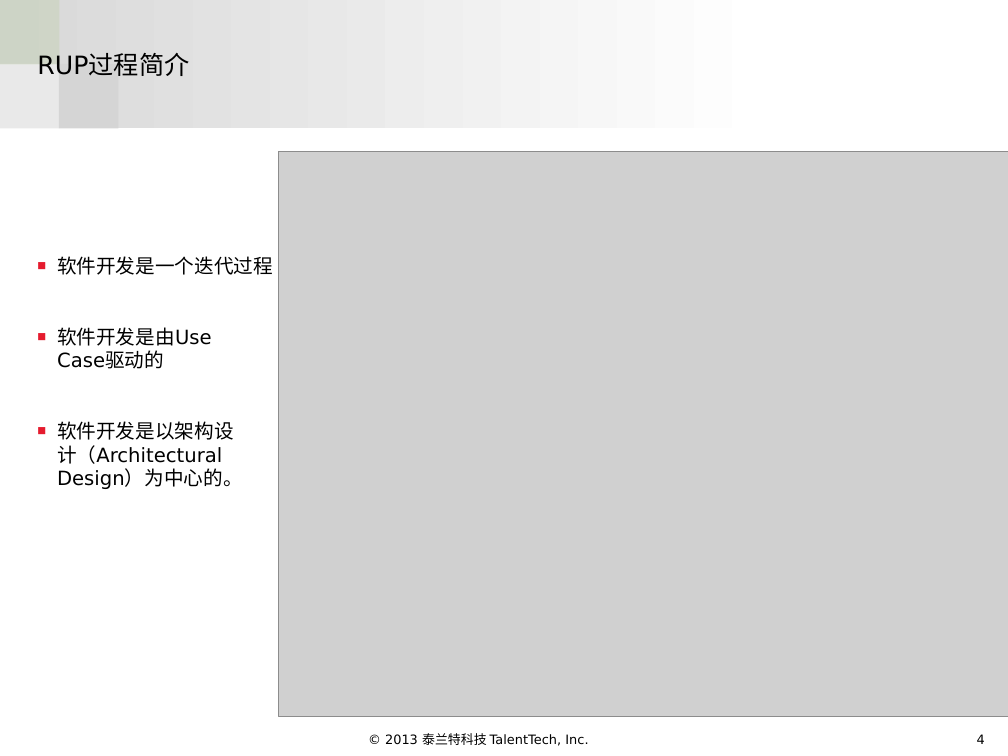
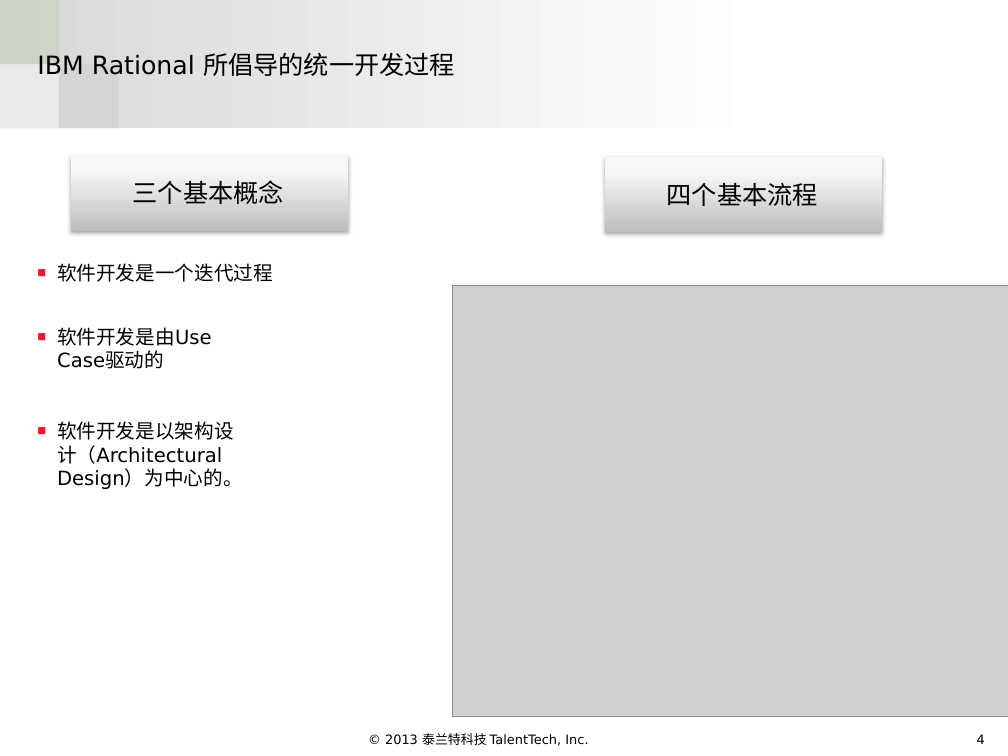
Before and after one commit to aqssxlzc/goagentAutoUpdate, a slide deck: slide 4 of RSA.pptx. Drawn at 1008x756 pixels with LibreOffice and Linux fonts; fonts in the diff are those of the drawing; grey boxes stand for pictures; background and template pictures are left out. Boxes give left, top, right and bottom in pixels: in the first picture for what was removed or moved away, otherwise in the second. Text is boxed around its words. In the diff, an @@ line names an element or a change of style, - is before the commit and + after.

```diff
--- a/RSA.pptx
+++ b/RSA.pptx
@@ title at <box>37,53,455,76</box>: text changed @@
-RUP过程简介
+IBM Rational 所倡导的统一开发过程
@@ rectangle added at <box>71,155,348,231</box>, fill gradient #BEBEBE to #F7F7F7 to #F8F8F8 @@
@@ rectangle added at <box>605,156,882,232</box>, fill gradient #BEBEBE to #F7F7F7 to #F8F8F8 @@
@@ text added at <box>133,180,284,204</box>, 18 pt, text #000000 @@
+三个基本概念
@@ text added at <box>667,183,818,206</box>, 18 pt, text #000000 @@
+四个基本流程
@@ text "软件开发是一个迭代过程": place and size @@
-text "软件开发是一个迭代过程" at <box>57,256,273,275</box>
+text "软件开发是一个迭代过程" at <box>57,263,273,282</box>
@@ picture: place and size @@
-picture at <box>278,151,1008,716</box>
+picture at <box>453,285,1008,716</box>
```
Also in this commit, not shown: 6 other slides changed, 4 slides added.
